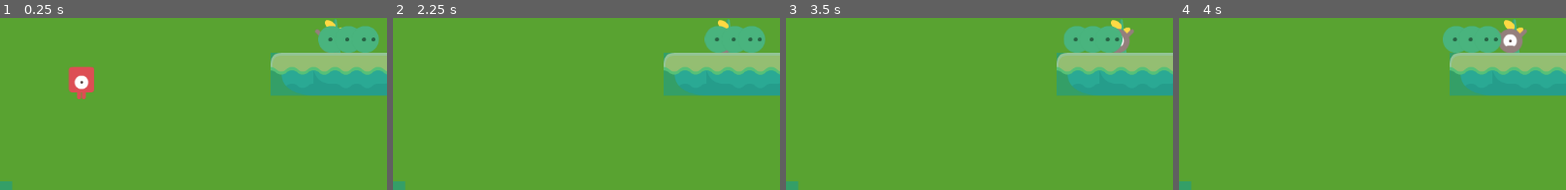
Above: before the commit, frames 1-4 (left to right).
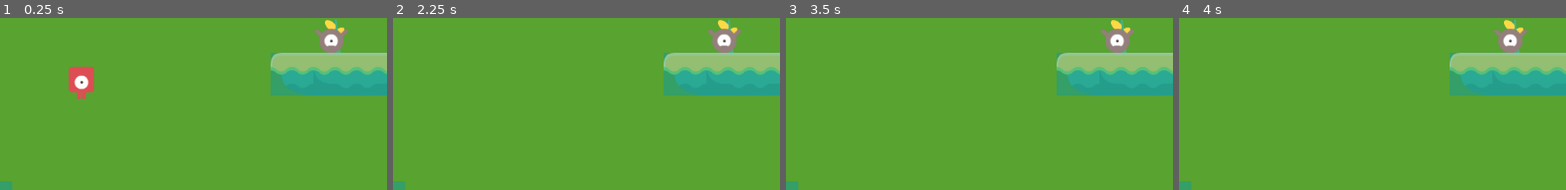
Above: after the commit, the same moments.

Repository: Kimmm-c/gunny-clone
Game: Godot game, scene res://SingleGameModeController/tutorial.tscn
Two runs of this game, one before a commit and one after it. Both use one fixed random seed, a clock stepped at 60 frames per second and the inputs below. Before the commit the project starts from res://tutorial.tscn.
Inputs:
- Up to frame 1 (0.25 s): no input
- Up to frame 2 (2.25 s): hold Right (player_moves_right) 0.53-1.28 s; hold Space (shoot) 0.53-1.28 s; hold Left (player_moves_left) 1.28-2.03 s; tap Down (decrease_shooting_angle) at 1.35 s; tap Space (shoot) at 1.55 s; hold Right (player_moves_right) from 2.03 s (still down); hold Up (increase_shooting_angle) from 2.03 s (still down)
- Up to frame 3 (3.5 s): keep holding Right (player_moves_right); tap Space (shoot) at 2.3, 2.85 s; release Up (increase_shooting_angle) at 2.78 s
- Up to frame 4 (4 s): release Right (player_moves_right) at 3.53 s; hold Left (player_moves_left) from 3.53 s (still down); hold Space (shoot) from 3.53 s (still down)
The pictures show only the part of the screen within x 21-71%, y 1-51%; the shares and areas given below are measured in that part.

The runs differ from the first frame. In frame 1, 2.2% of the frame differs, in the area x 82-98%, y 4-21%; in frame 2, 2.2%, in the area x 80-97%, y 4-21%; in frame 3, 2.1%; in frame 4, 2.1%.

Commit message:
organized directory

Diff:
--- a/boss.tscn
+++ b/Boss/boss.tscn
@@ -1,7 +1,7 @@
 [gd_scene load_steps=4 format=3 uid="uid://yo1omiogcwur"]
 
 [ext_resource type="Texture2D" uid="uid://c673qn7b1wxue" path="res://kenney_abstract-platformer/PNG/Players/Player Grey/playerGrey_hit.png" id="1_0bnu1"]
-[ext_resource type="Script" path="res://boss.gd" id="1_skx2t"]
+[ext_resource type="Script" path="res://Boss/boss.gd" id="1_skx2t"]
 
 [sub_resource type="CircleShape2D" id="CircleShape2D_6xxrv"]
 radius = 18.0
--- a/minion.tscn
+++ b/Minion/minion.tscn
@@ -1,6 +1,6 @@
 [gd_scene load_steps=4 format=3 uid="uid://bh0yfgxus5d8h"]
 
-[ext_resource type="Script" path="res://minion.gd" id="1_20mgi"]
+[ext_resource type="Script" path="res://Minion/minion.gd" id="1_20mgi"]
 [ext_resource type="Texture2D" uid="uid://c833h0hgpad2t" path="res://kenney_abstract-platformer/PNG/Players/Player Green/playerGreen_roll.png" id="1_ifsmd"]
 
 [sub_resource type="CircleShape2D" id="CircleShape2D_20mgi"]
--- a/player.tscn
+++ b/Player/player.tscn
@@ -1,7 +1,7 @@
 [gd_scene load_steps=4 format=3 uid="uid://bskls1p343n00"]
 
 [ext_resource type="Texture2D" uid="uid://0xeho1bdkbi5" path="res://kenney_abstract-platformer/PNG/Players/Player Red/playerRed_stand.png" id="1_4flbx"]
-[ext_resource type="Script" path="res://player.gd" id="1_onrkg"]
+[ext_resource type="Script" path="res://Player/player.gd" id="1_onrkg"]
 
 [sub_resource type="RectangleShape2D" id="RectangleShape2D_onrkg"]
 size = Vector2(34, 36)
--- a/shot.tscn
+++ b/Shot/shot.tscn
@@ -1,6 +1,6 @@
 [gd_scene load_steps=2 format=3 uid="uid://b202vivir0vxf"]
 
-[ext_resource type="Script" path="res://shot.gd" id="1_awion"]
+[ext_resource type="Script" path="res://Shot/shot.gd" id="1_awion"]
 
 [node name="Shot" type="Node2D"]
 script = ExtResource("1_awion")
--- a/tutorial.gd
+++ b/SingleGameModeController/tutorial.gd
@@ -8,9 +8,9 @@
 var enemy_turn_counter = 0
 
 func _ready() -> void:
-	#$TurnManager.start_player_turn($Player, $Shot)
-	$TurnManager.start_enemy_turn()
-	start_enemy_turn()
+	$TurnManager.start_player_turn($Player, $Shot)
+	#$TurnManager.start_enemy_turn()
+	#start_enemy_turn()
 
 func _on_hit_player(damage) -> void:
 	$Player.health -= damage
@@ -33,6 +33,7 @@
 		var shooting_angle_rad = deg_to_rad($Shot.shooting_angle)
 
 	# Calculate the impulse vector on the angle
+		print("shooting power: ", $Shot.shooting_power)
 		var impulse_vector = Vector2(cos(shooting_angle_rad), -sin(shooting_angle_rad)) * $Shot.shooting_power * 3000
 
 	#instantiate the stone
@@ -81,7 +82,7 @@
 
 
 func _on_turn_manager_enemy_timer_timeout() -> void:
-	#get_tree().call_group(MINION_GROUP, "stop")
-	#$TurnManager.start_player_turn($Player, $Shot)
-	$TurnManager.start_enemy_turn()
-	start_enemy_turn()
+	get_tree().call_group(MINION_GROUP, "stop")
+	$TurnManager.start_player_turn($Player, $Shot)
+	#$TurnManager.start_enemy_turn()
+	#start_enemy_turn()
--- a/tutorial.tscn
+++ b/SingleGameModeController/tutorial.tscn
@@ -1,13 +1,13 @@
 [gd_scene load_steps=9 format=3 uid="uid://kmfldxg35pbo"]
 
-[ext_resource type="Script" path="res://tutorial.gd" id="1_ehuit"]
-[ext_resource type="PackedScene" uid="uid://epdo1nsksbdu" path="res://tutorial_level.tscn" id="1_yb1ct"]
-[ext_resource type="PackedScene" uid="uid://doskty1qqadix" path="res://stone.tscn" id="2_ehuit"]
-[ext_resource type="PackedScene" uid="uid://bh0yfgxus5d8h" path="res://minion.tscn" id="3_4t6hg"]
-[ext_resource type="PackedScene" uid="uid://yo1omiogcwur" path="res://boss.tscn" id="5_rwowx"]
+[ext_resource type="Script" path="res://SingleGameModeController/tutorial.gd" id="1_ehuit"]
+[ext_resource type="PackedScene" uid="uid://epdo1nsksbdu" path="res://Levels/tutorial_level.tscn" id="1_yb1ct"]
+[ext_resource type="PackedScene" uid="uid://doskty1qqadix" path="res://Stone/stone.tscn" id="2_ehuit"]
+[ext_resource type="PackedScene" uid="uid://bh0yfgxus5d8h" path="res://Minion/minion.tscn" id="3_4t6hg"]
+[ext_resource type="PackedScene" uid="uid://yo1omiogcwur" path="res://Boss/boss.tscn" id="5_rwowx"]
 [ext_resource type="PackedScene" uid="uid://by4myqk8n78l4" path="res://turn_manager.tscn" id="6_0cr88"]
-[ext_resource type="PackedScene" uid="uid://bskls1p343n00" path="res://player.tscn" id="6_hu44a"]
-[ext_resource type="PackedScene" uid="uid://b202vivir0vxf" path="res://shot.tscn" id="7_4t6hg"]
+[ext_resource type="PackedScene" uid="uid://bskls1p343n00" path="res://Player/player.tscn" id="6_hu44a"]
+[ext_resource type="PackedScene" uid="uid://b202vivir0vxf" path="res://Shot/shot.tscn" id="7_4t6hg"]
 
 [node name="tutorial" type="Node2D" groups=["minions"]]
 script = ExtResource("1_ehuit")
--- a/stone.tscn
+++ b/Stone/stone.tscn
@@ -1,6 +1,6 @@
 [gd_scene load_steps=4 format=3 uid="uid://doskty1qqadix"]
 
-[ext_resource type="Script" path="res://stone.gd" id="1_6s6ed"]
+[ext_resource type="Script" path="res://Stone/stone.gd" id="1_6s6ed"]
 [ext_resource type="Texture2D" uid="uid://blwaggre0qywf" path="res://kenney_abstract-platformer/PNG/Items/redCrystal.png" id="2_rq0vd"]
 
 [sub_resource type="RectangleShape2D" id="RectangleShape2D_xdcmn"]
--- a/wind.tscn
+++ b/Wind/wind.tscn
@@ -1,6 +1,6 @@
 [gd_scene load_steps=2 format=3 uid="uid://cr7pkc5265va0"]
 
-[ext_resource type="Script" path="res://wind.gd" id="1_p3bod"]
+[ext_resource type="Script" path="res://Wind/wind.gd" id="1_p3bod"]
 
 [node name="Wind" type="Node2D"]
 script = ExtResource("1_p3bod")
--- a/project.godot
+++ b/project.godot
@@ -11,7 +11,7 @@
 [application]
 
 config/name="gunny-clone"
-run/main_scene="res://tutorial.tscn"
+run/main_scene="res://SingleGameModeController/tutorial.tscn"
 config/features=PackedStringArray("4.4", "Mobile")
 config/icon="res://icon.svg"
 
--- a/turn_manager.tscn
+++ b/turn_manager.tscn
@@ -10,7 +10,7 @@
 one_shot = true
 
 [node name="EnemyTimer" type="Timer" parent="."]
-wait_time = 2.0
+wait_time = 3.0
 one_shot = true
 
 [connection signal="timeout" from="PlayerTimer" to="." method="_on_player_timer_timeout"]
Renamed: boss.gd -> Boss/boss.gd
Renamed: tutorial_level.tscn -> Levels/tutorial_level.tscn
Renamed: minion.gd -> Minion/minion.gd
Renamed: player.gd -> Player/player.gd
Renamed: shot.gd -> Shot/shot.gd
Renamed: stone.gd -> Stone/stone.gd
Renamed: wind.gd -> Wind/wind.gd
